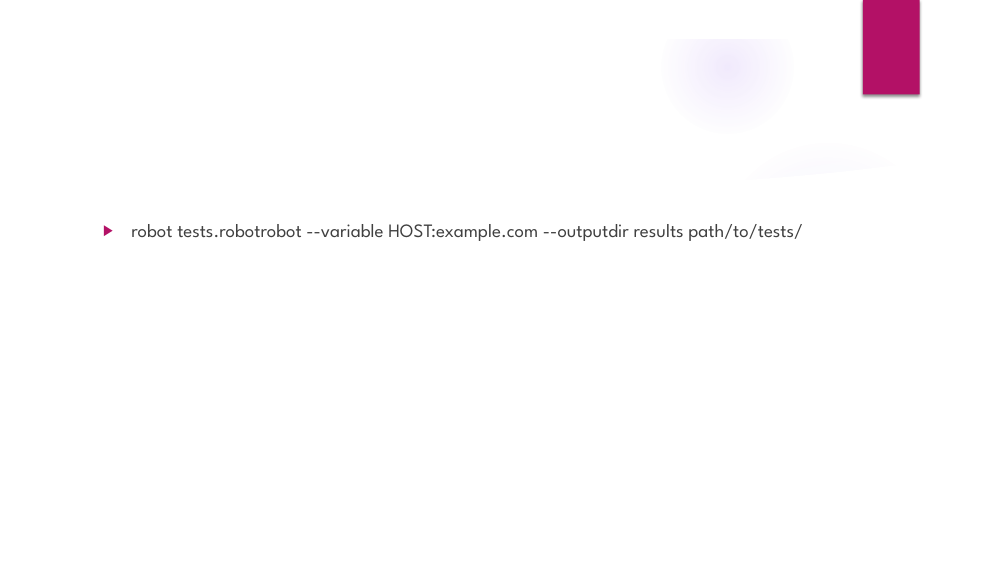
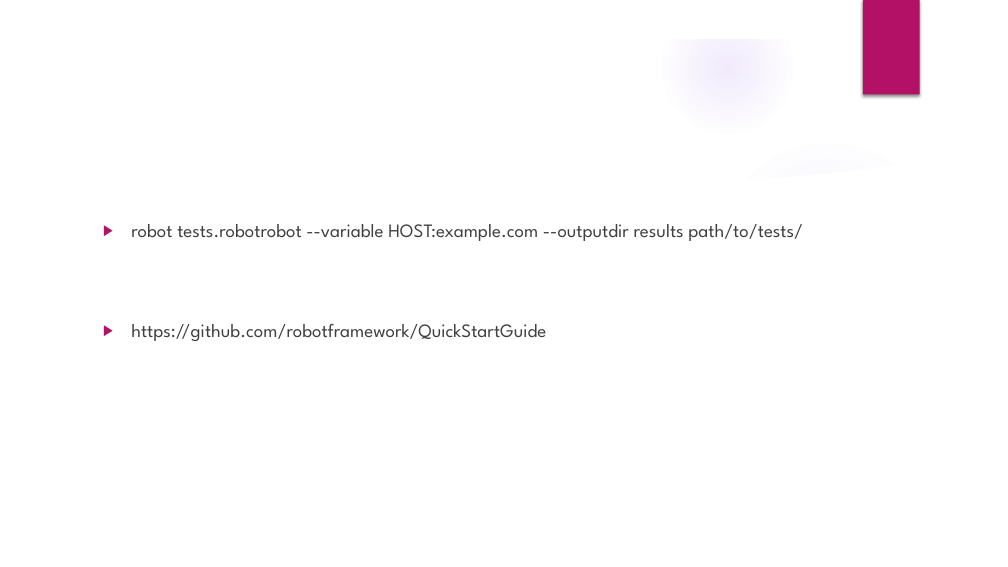
Before and after one commit to flyworker/python-automation-testing, a slide deck: slide 10 of document/Python_selenium.pptx. Drawn at 1008x567 pixels with LibreOffice and Linux fonts; fonts in the diff are those of the drawing; background and template pictures are left out. Boxes give left, top, right and bottom in pixels: in the first picture for what was removed or moved away, otherwise in the second. Text is boxed around its words. In the diff, an @@ line names an element or a change of style, - is before the commit and + after.

```diff
--- a/document/Python_selenium.pptx
+++ b/document/Python_selenium.pptx
@@ text at [131,324,546,341]: paragraph added @@
+▶ https://github.com/robotframework/QuickStartGuide
```
Also in this commit, not shown: 14 other files.
